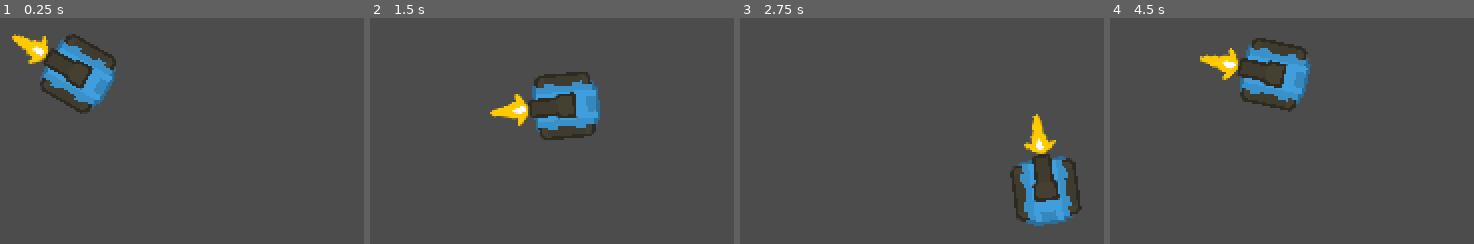
Above: before the commit, frames 1-4 (left to right).
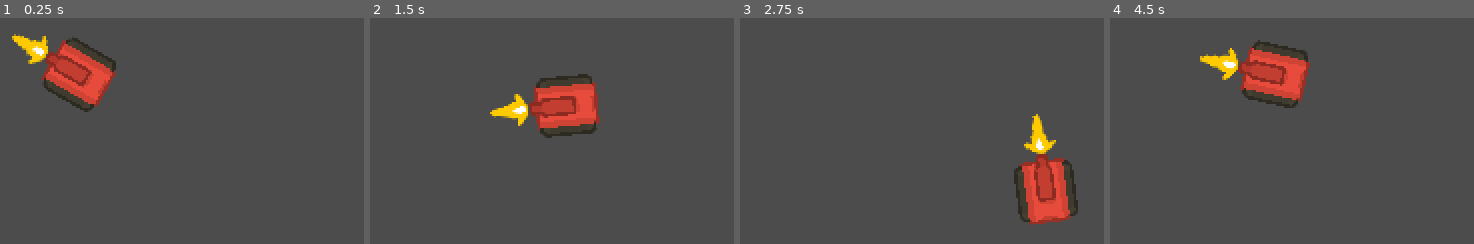
Above: after the commit, the same moments.

Repository: RuanSR/rogue-tank-game
Game: Godot game, scene res://src/Levels/TestLevel/View/TestArea.tscn
The game is run twice, just before and just after one commit, with the same random seed, the same clock (stepped at 60 frames per second) and the same inputs.
Inputs (mouse positions are in pixels of both pictures, inside the frame that each line leads up to):
- Up to frame 1 (0.25 s): no input
- Up to frame 2 (1.5 s): tap Enter at 0.5 s; move the mouse to (outside the picture) at 0.52 s; hold Right (ui_right) 0.53-1.28 s; move the mouse to (outside the picture) at 1.27 s; hold Down (ui_down) from 1.28 s (still down)
- Up to frame 3 (2.75 s): move the mouse to (outside the picture) at 2.02 s; release Down (ui_down) at 2.03 s; hold Right (ui_right) from 2.03 s (still down)
- Up to frame 4 (4.5 s): move the mouse to (outside the picture) at 2.77 s; release Right (ui_right) at 2.78 s; hold Up (ui_up) 2.78-3.53 s; move the mouse to (outside the picture) at 3.52 s; hold Left (ui_left) from 3.53 s (still down); move the mouse to (outside the picture) at 4.27 s

The runs differ from the first frame. In frame 1, 3.9% of the frame differs, in the area x 10-32%, y 7-43%; in frame 2, 3.9%; in frame 3, 4.0%, in the area x 74-94%, y 60-93%; in frame 4, 4.0%.

Commit message:
Cria funcao auxiliar para carregamento de paths para load

Diff:
--- a/src/Modules/PlayerTank/View/PlayerTank.tscn
+++ b/src/Modules/PlayerTank/View/PlayerTank.tscn
@@ -104,6 +104,7 @@
 offset = Vector2( 0, -9 )
 
 [node name="BulletShotSprite" type="Sprite" parent="TankBarrelNode2D"]
+position = Vector2( 0, -36 )
 texture = ExtResource( 4 )
 
 [node name="BulletShotAnimationPlayer" type="AnimationPlayer" parent="TankBarrelNode2D"]
--- a/src/Modules/PlayerTank/View/player_tank_view.gd
+++ b/src/Modules/PlayerTank/View/player_tank_view.gd
@@ -3,6 +3,7 @@
 const _prefab_bullet: PackedScene = preload("res://src/Modules/PlayerTank/View/TankBullet.tscn")
 
 var _presenter: PlayerPresenter
+
 
 onready var TankBodyCollisionPoly2D: CollisionPolygon2D = $TankBodyCollisionPoly2D
 onready var TankBodySprite: Sprite = $TankBodySprite
@@ -18,8 +19,41 @@
 
 	_presenter.set_node_config()
 
+	var list_bodies = dynamic_load_skins("res://src/Modules/PlayerTank/@Assets/tank_body/", ".png")
+	var list_barrels = dynamic_load_skins("res://src/Modules/PlayerTank/@Assets/barrel/", ".png")
+
+	TankBodySprite.texture = load(list_bodies[0])
+	TankBarrelSprite.texture = load(list_barrels[3])
+
+
 func _process(_delta):
 
 	_presenter.on_move()
 	_presenter.on_shoot()
 	_presenter.look_at_mouse()
+
+func dynamic_load_skins(path: String, file_extension: String) -> Array:
+	var base_path = ProjectSettings.globalize_path(path)
+
+	var list_of_paths: Array = []
+
+	var dir = Directory.new()
+
+	if dir.open(base_path) == OK:
+		dir.list_dir_begin()
+		var file_name = dir.get_next()
+		while file_name != "":
+			if !dir.current_is_dir() && file_name.ends_with(file_extension):
+				list_of_paths.append(base_path+file_name)
+			file_name = dir.get_next()
+	else:
+		print("An error occurred when trying to access the path.")
+
+	return list_of_paths
+
+func load_ressource_path(obj, type) -> Dictionary:
+	if(typeof(obj) == typeof(type)):
+		print("o tipo ", typeof(obj), " eh do mesmo tipo de ", typeof(type))
+		return {}
+	print("o tipo ", typeof(obj), " nao eh do mesmo tipo de ", typeof(type))
+	return {}
